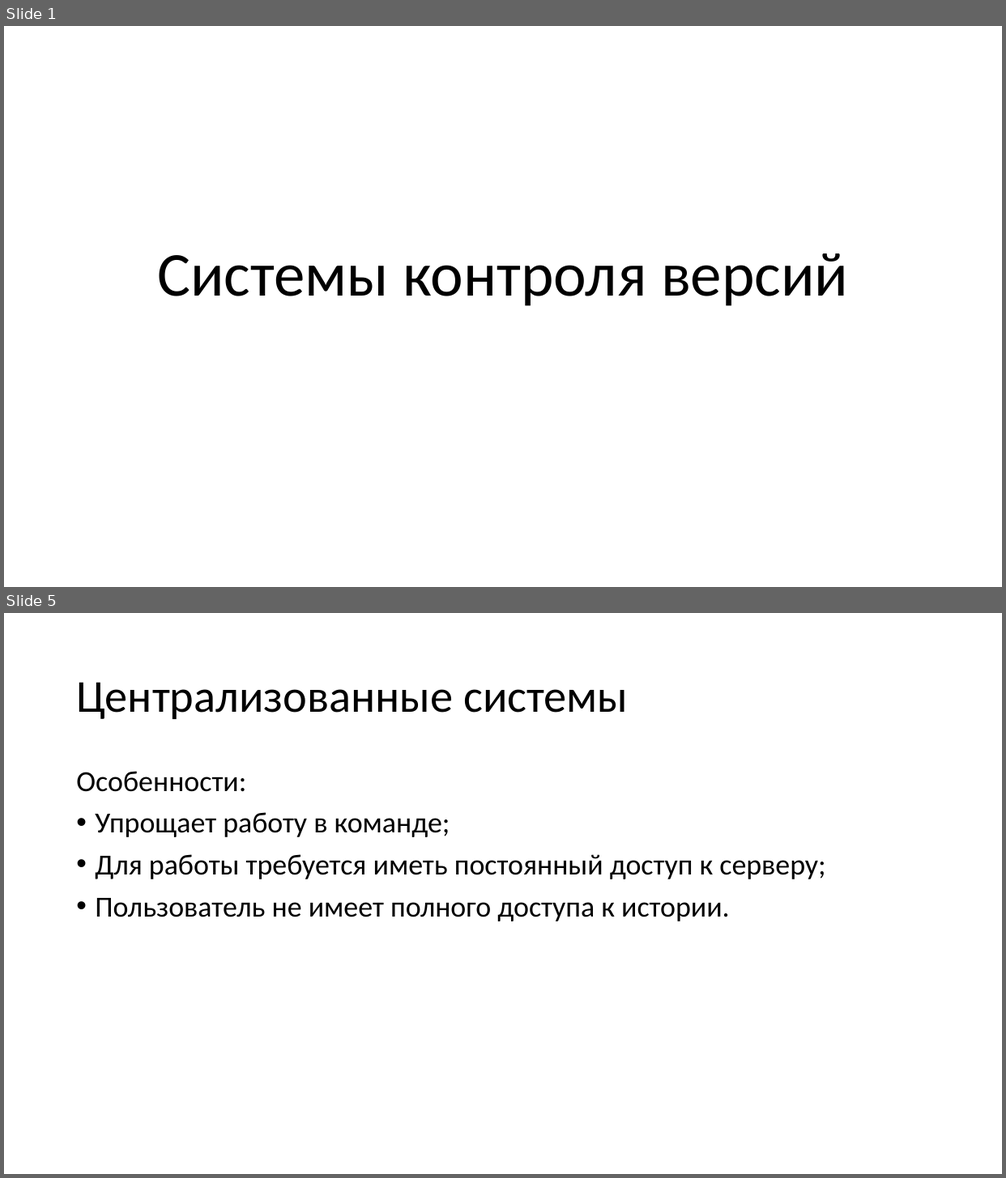
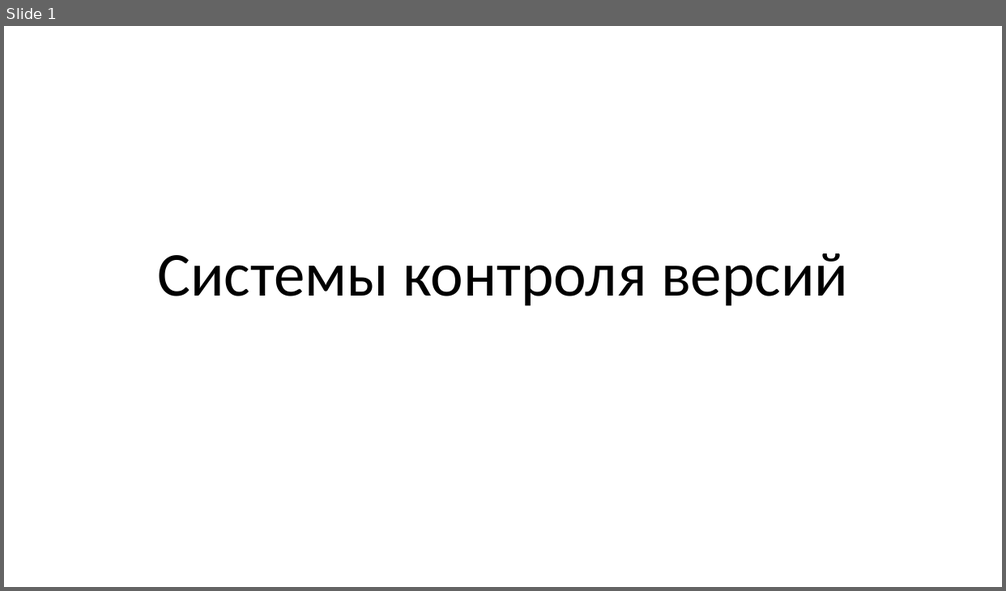
Before and after one commit to waxlight/presentation, a slide deck: Системы контроля версий.pptx. Shown one above the other, each under a label of ours: slides 1 and 5 before the commit, slide 1 after it; the slides between them are not shown. The pictures are 1006x1178 and 1006x591 pixels, drawn with LibreOffice and Linux fonts; fonts in the diff are those of the drawing. Boxes give left, top, right and bottom in pixels: in the first picture for what was removed or moved away, otherwise in the second. Text is boxed around its words. In the diff, an @@ line names an element or a change of style, - is before the commit and + after.

```diff
--- a/Системы контроля версий.pptx
+++ b/Системы контроля версий.pptx
@@ slide 5 removed at (4, 613, 1002, 1174), background #FFFFFF @@
@@ title removed at (76, 682, 628, 719) @@
-Централизованные системы
@@ text removed at (76, 771, 825, 922) @@
-Особенности:
-• Упрощает работу в команде;
-• Для работы требуется иметь постоянный доступ к серверу;
-• Пользователь не имеет полного доступа к истории.
```
Also in this commit, not shown: 9 other slides removed.
